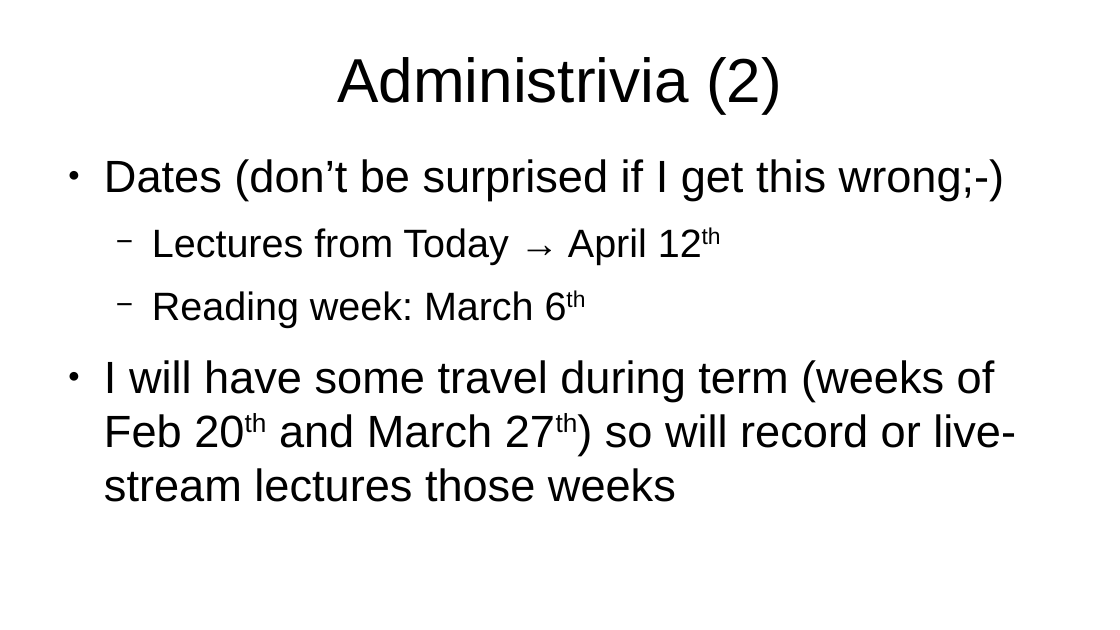
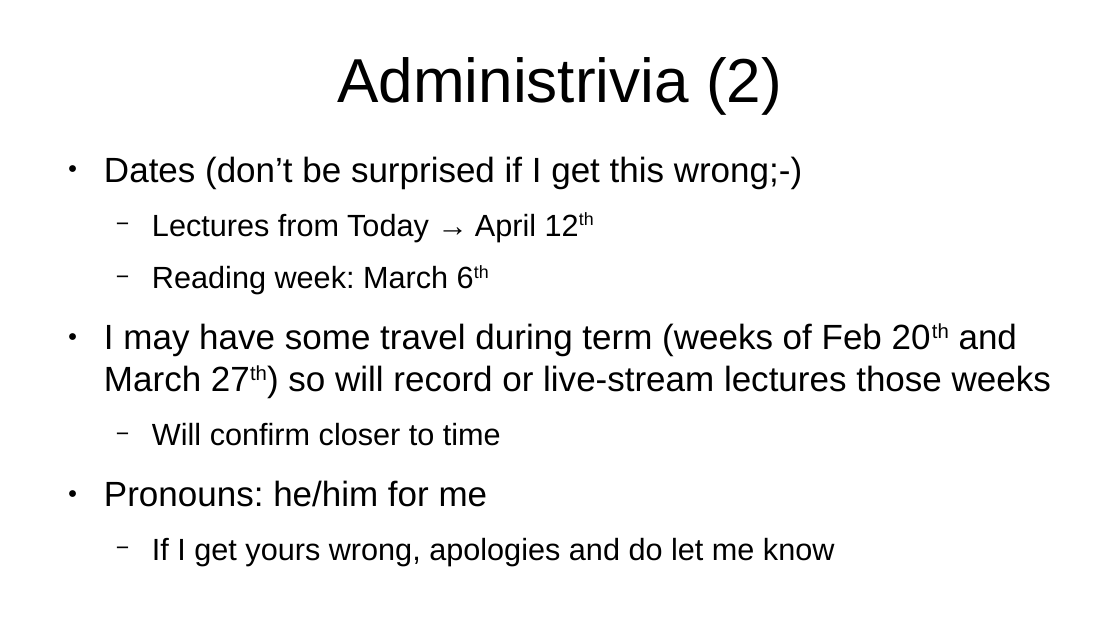
Before and after one commit to sftcd/cs7053, a slide deck: slide 3 of 2023lectures/00-quick-intro.odp. Drawn at 1120x630 pixels with LibreOffice and Linux fonts; fonts in the diff are those of the drawing. Boxes give left, top, right and bottom in pixels: in the first picture for what was removed or moved away, otherwise in the second. Text is boxed around its words. In the diff, an @@ line names an element or a change of style, - is before the commit and + after.

```diff
--- a/2023lectures/00-quick-intro.odp
+++ b/2023lectures/00-quick-intro.odp
@@ text at (104,156,802,294): size 32 to 24.8 pt in "Dates (don’t be surprised if I get ..."; size 28 to 21.7 pt in "Lectures from Today → April 12th", "Reading week: March 6th" @@
@@ text at (104,323,1051,566): text changed; size 32 to 24.8 pt @@
-● I will have some travel during term (weeks of Feb 20th and March 27th) so will record or live-stream lectures those weeks
+● I may have some travel during term (weeks of Feb 20th and March 27th) so will record or live-stream lectures those weeks
+  − Will confirm closer to time
+● Pronouns: he/him for me
+  − If I get yours wrong, apologies and do let me know
```
Also in this commit, not shown: 2 other slides changed, 1 slide added, 4 other files.
